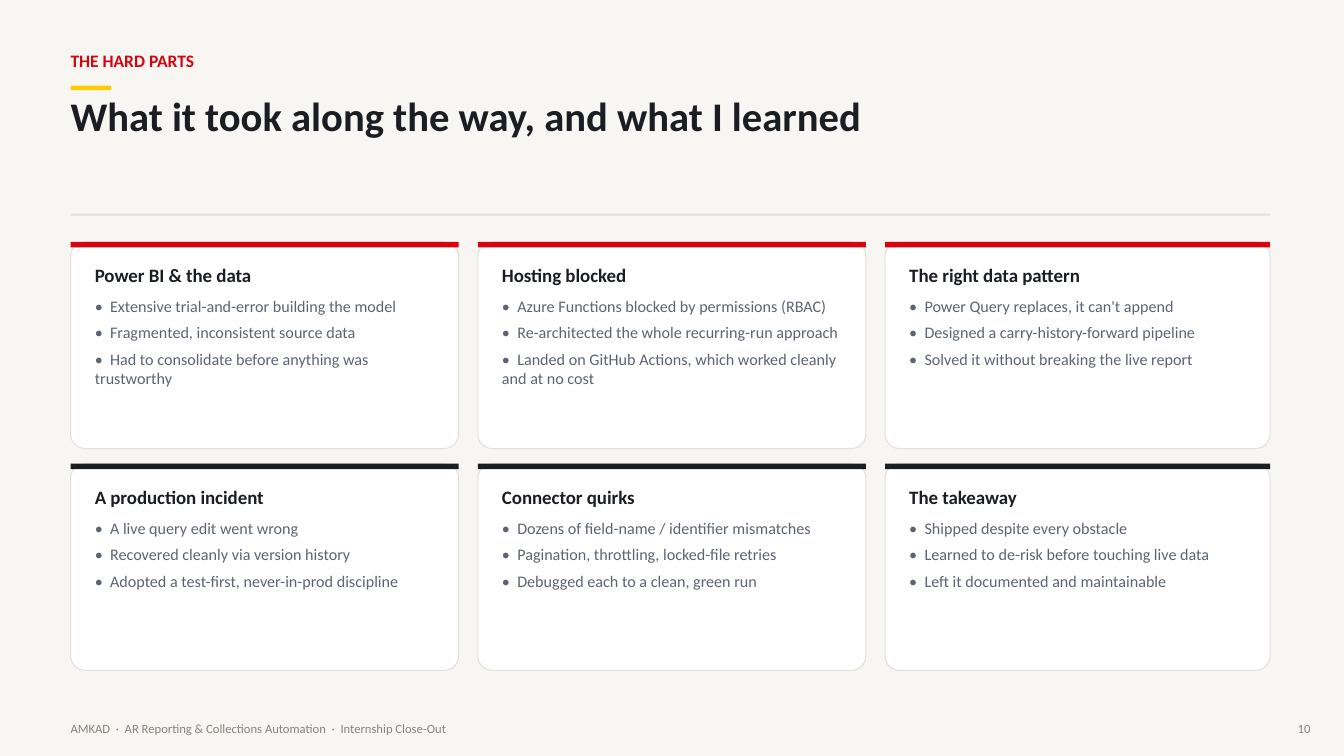
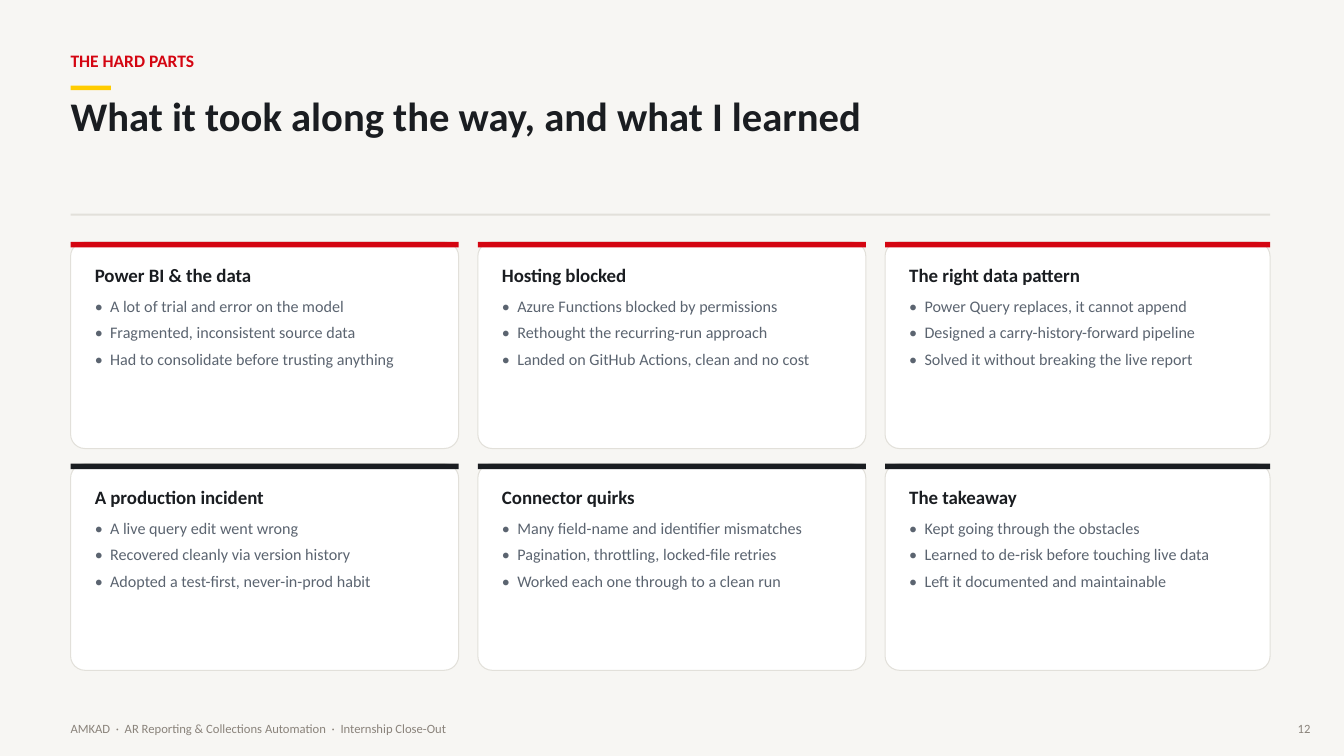
Before and after one commit to jkadadihi/Power-BI-, a slide deck: slide 12 of docs/AMKAD_Internship_Presentation.pptx (slide 10 before the commit). Drawn at 1344x756 pixels with LibreOffice and Linux fonts; fonts in the diff are those of the drawing. Boxes give left, top, right and bottom in pixels: in the first picture for what was removed or moved away, otherwise in the second. Text is boxed around its words. In the diff, an @@ line names an element or a change of style, - is before the commit and + after.

```diff
--- a/docs/AMKAD_Internship_Presentation.pptx
+++ b/docs/AMKAD_Internship_Presentation.pptx
@@ text at (110,301,344,312): text changed @@
-• Extensive trial-and-error building the model
+• A lot of trial and error on the model
@@ text at (517,301,810,367): text changed @@
-• Azure Functions blocked by permissions (RBAC)
-• Re-architected the whole recurring-run approach
-• Landed on GitHub Actions, which worked cleanly and at no cost
+• Azure Functions blocked by permissions
+• Rethought the recurring-run approach
+• Landed on GitHub Actions, clean and no cost
@@ text at (925,301,1187,315): text changed @@
-• Power Query replaces, it can't append
+• Power Query replaces, it cannot append
@@ text at (110,354,394,368): text changed @@
-• Had to consolidate before anything was trustworthy
+• Had to consolidate before trusting anything
@@ text at (517,523,802,537): text changed @@
-• Dozens of field-name / identifier mismatches
+• Many field-name and identifier mismatches
@@ text at (925,523,1140,537): text changed @@
-• Shipped despite every obstacle
+• Kept going through the obstacles
@@ text at (110,576,371,590): text changed @@
-• Adopted a test-first, never-in-prod discipline
+• Adopted a test-first, never-in-prod habit
@@ text at (517,576,781,590): text changed @@
-• Debugged each to a clean, green run
+• Worked each one through to a clean run
@@ text at (1298,725,1311,733): text changed @@
-10
+12
```
Also in this commit, not shown: 10 other slides changed, 4 slides added, 1 other file.
